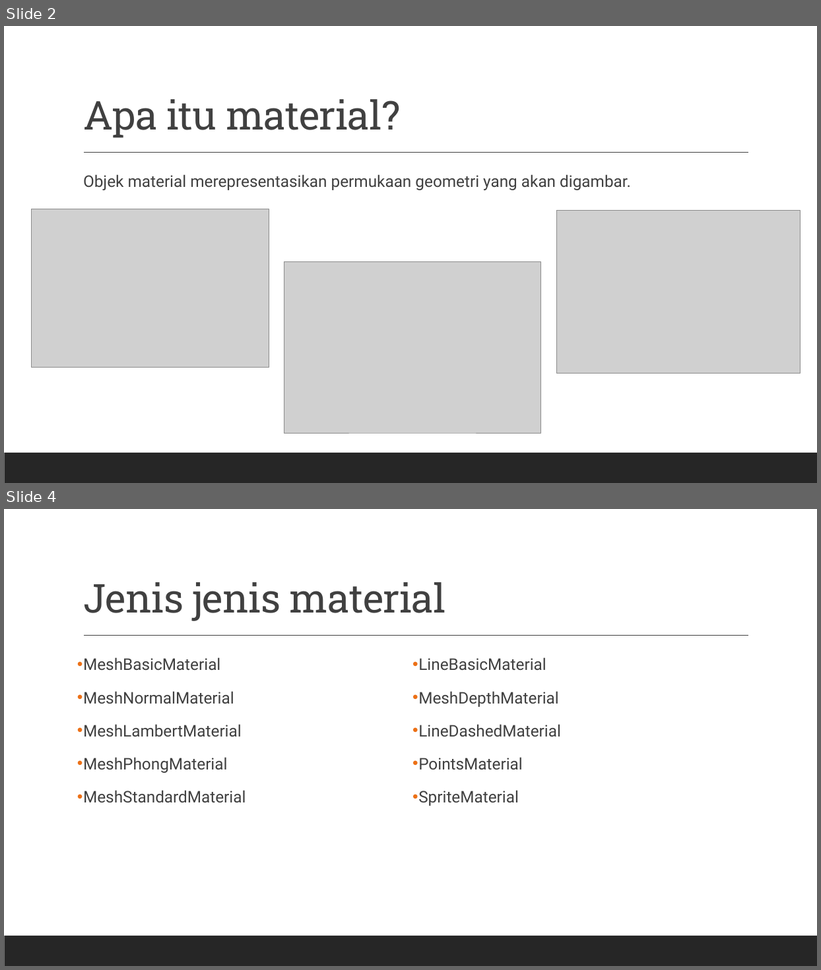
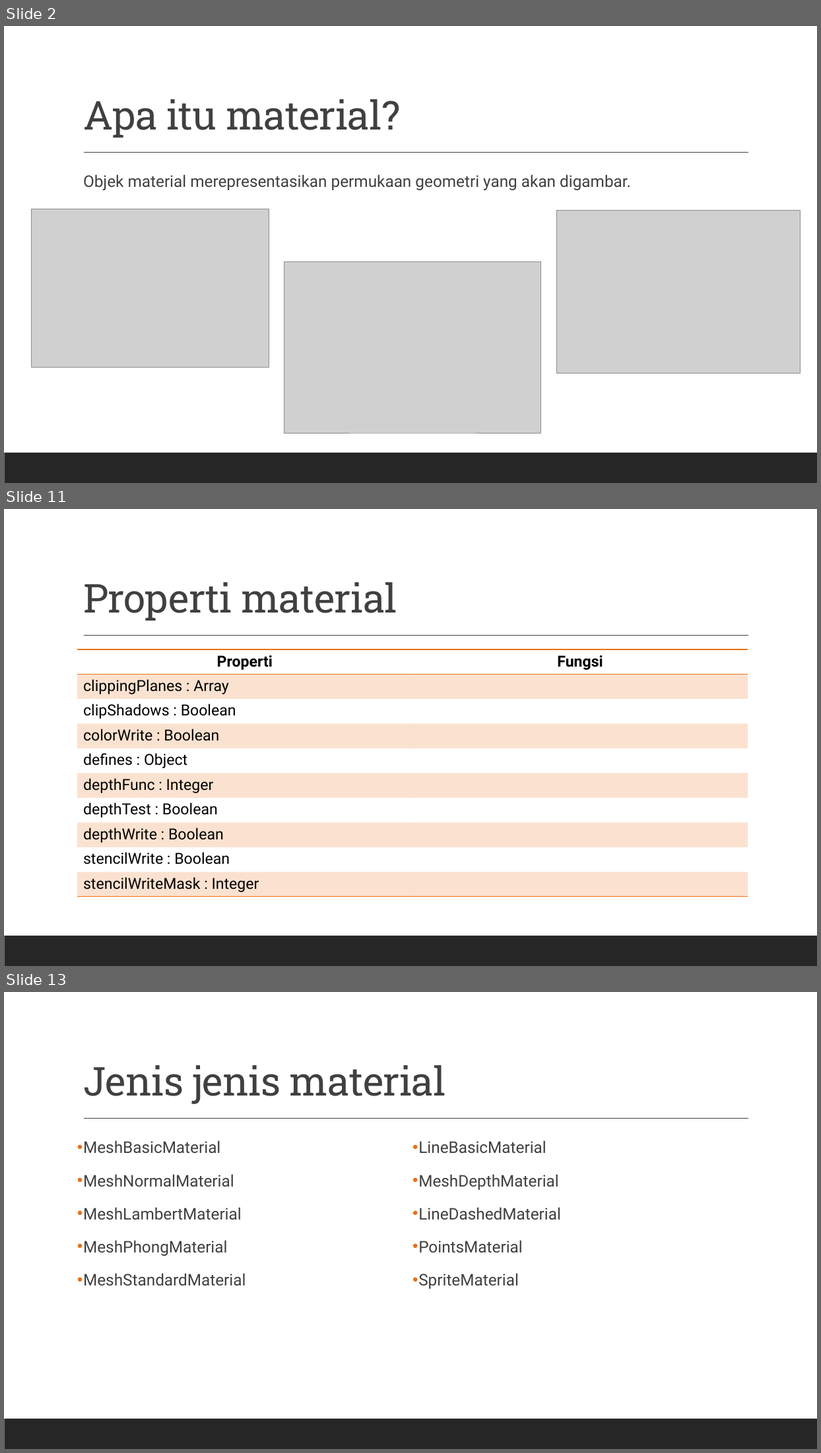
Before and after one commit to grafkom-2020/presentasi-threejs-grafkom-gang, a slide deck: documents/MATERIAL.pptx. Shown one above the other, each under a label of ours: slides 2 and 4 before the commit, slides 2, 11 and 13 after it; the slides between them are not shown. The pictures are 821x970 and 821x1453 pixels, drawn with LibreOffice and Linux fonts; fonts in the diff are those of the drawing; grey boxes stand for pictures. Boxes give left, top, right and bottom in pixels: in the first picture for what was removed or moved away, otherwise in the second. Text is boxed around its words. In the diff, an @@ line names an element or a change of style, - is before the commit and + after.

Commit message:
Stencil and blending

```diff
--- a/documents/MATERIAL.pptx
+++ b/documents/MATERIAL.pptx
@@ slide 11 added at <box>4,509,817,966</box>, background #FFFFFF; not listed: 2 template elements that a slide beside it also shows @@
@@ title added at <box>83,582,397,621</box>, 47 pt, text #404040 @@
+Properti material
@@ table added at <box>77,650,748,898</box>, 10 rows, 2 columns @@
+Properti | Fungsi
+clippingPlanes : Array | 
+clipShadows : Boolean | 
+colorWrite : Boolean | 
+defines : Object | 
+depthFunc : Integer | 
+depthTest : Boolean | 
+depthWrite : Boolean | 
+stencilWrite : Boolean | 
+stencilWriteMask : Integer | 
@@ what was slide 4 is now slide 13 @@
```
Also in this commit, not shown: 1 slide changed, 8 other slides added.
